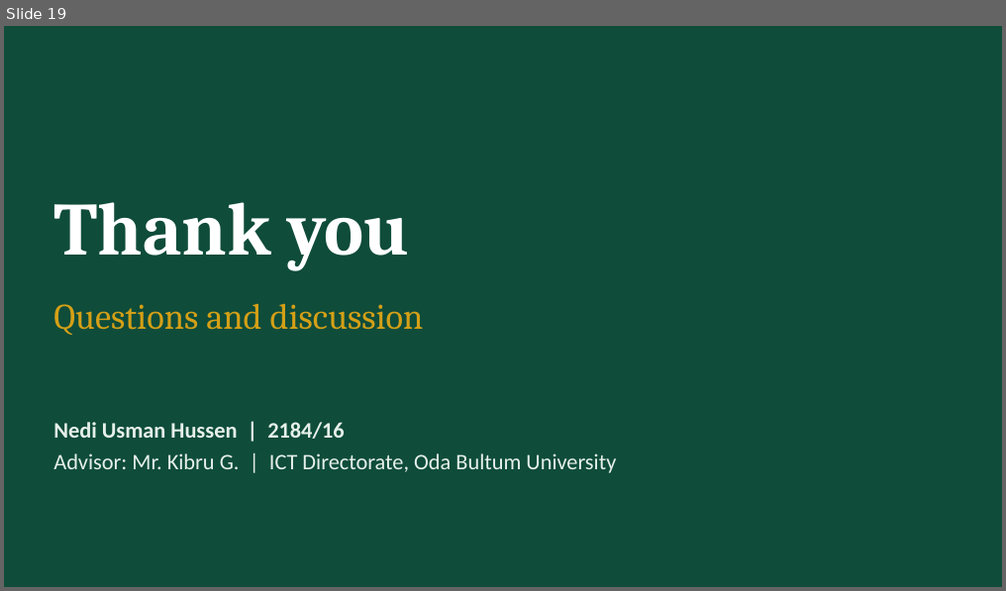
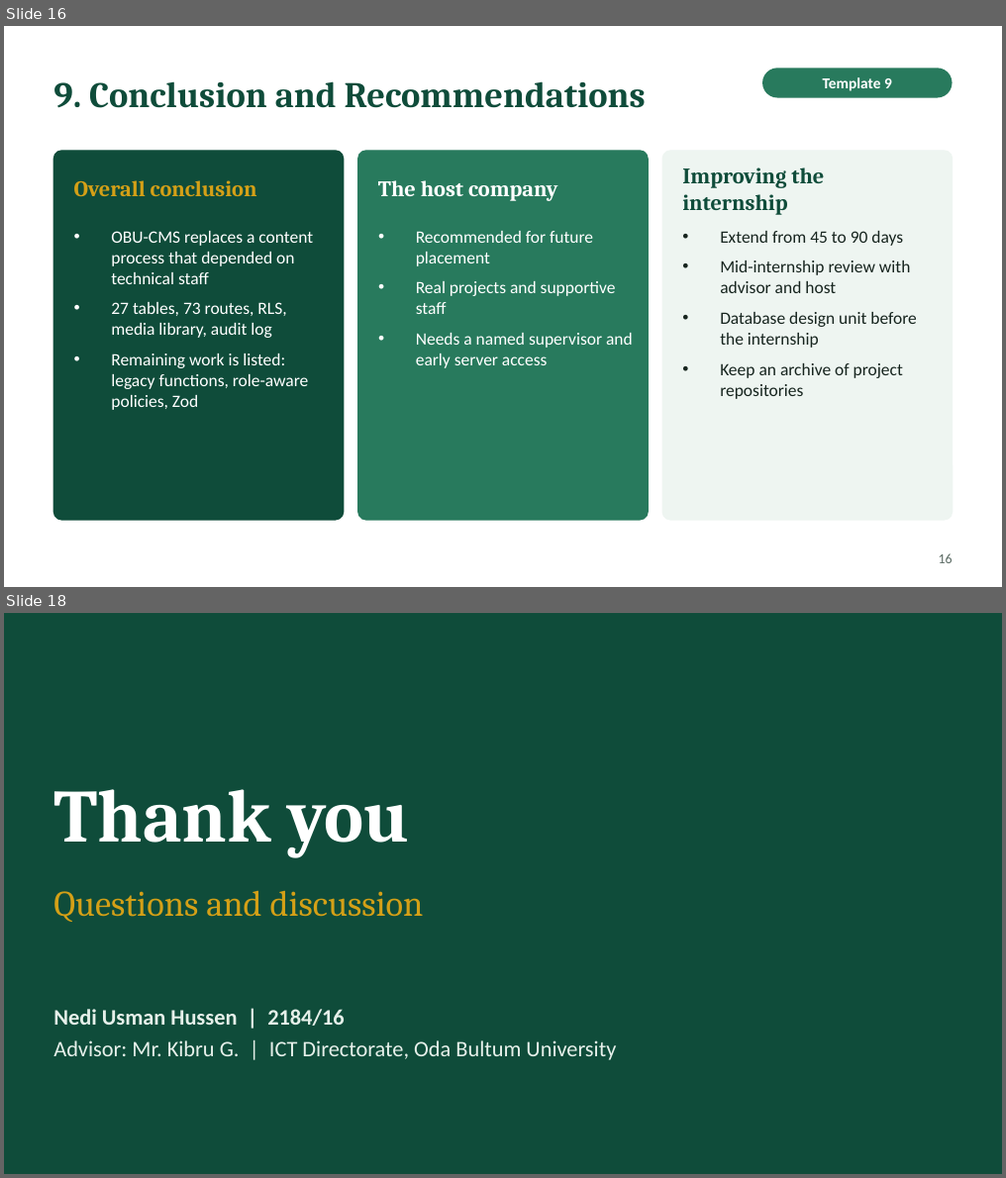
Before and after one commit to Nediusman/OBU-Intern, a slide deck: document/OBU-CMS_Presentation.pptx. Shown one above the other, each under a label of ours: slide 19 before the commit, slides 16 and 18 after it; the slides between them are not shown. The pictures are 1006x591 and 1006x1178 pixels, drawn with LibreOffice and Linux fonts; fonts in the diff are those of the drawing. Boxes give left, top, right and bottom in pixels: in the first picture for what was removed or moved away, otherwise in the second. Text is boxed around its words. In the diff, an @@ line names an element or a change of style, - is before the commit and + after.

```diff
--- a/document/OBU-CMS_Presentation.pptx
+++ b/document/OBU-CMS_Presentation.pptx
@@ slide 16 added at [4, 26, 1002, 587], background #FFFFFF @@
@@ title added at [54, 81, 646, 108], 26 pt, text #0F4C3A, bold @@
+9. Conclusion and Recommendations
@@ rounded rectangle added at [762, 68, 952, 98], fill #287A5D, 11 pt, text #FFFFFF, bold @@
+Template 9
@@ rounded rectangle added at [54, 151, 344, 520], fill #0F4C3A, outline #0F4C3A 1 pt @@
@@ rounded rectangle added at [358, 151, 648, 520], fill #287A5D, outline #287A5D 1 pt @@
@@ rounded rectangle added at [662, 151, 952, 520], fill #EEF5F1, outline #EEF5F1 1 pt @@
@@ text added at [682, 168, 824, 215], 16 pt, text #0F4C3A, bold @@
+Improving the internship
@@ text added at [74, 180, 257, 196], 16 pt, text #D4A017, bold @@
+Overall conclusion
@@ text added at [378, 180, 558, 201], 16 pt, text #FFFFFF, bold @@
+The host company
@@ text added at [111, 231, 313, 410], 12.5 pt, text #FFFFFF @@
+• OBU-CMS replaces a content process that depended on technical staff
+• 27 tables, 73 routes, RLS, media library, audit log
+• Remaining work is listed: legacy functions, role-aware policies, Zod
@@ text added at [720, 231, 916, 399], 12.5 pt, text #17251F @@
+• Extend from 45 to 90 days
+• Mid-internship review with advisor and host
+• Database design unit before the internship
+• Keep an archive of project repositories
@@ text added at [416, 281, 633, 369], 12.5 pt, text #FFFFFF @@
+• Recommended for future placement
+• Real projects and supportive staff
+• Needs a named supervisor and early server access
@@ page number added at [939, 554, 952, 564], 10 pt, text #5B6B64 @@
+16
@@ what was slide 19 is now slide 18 @@
```
Also in this commit, not shown: 5 slides changed, 11 other slides added, 13 slides removed, 25 other files.
